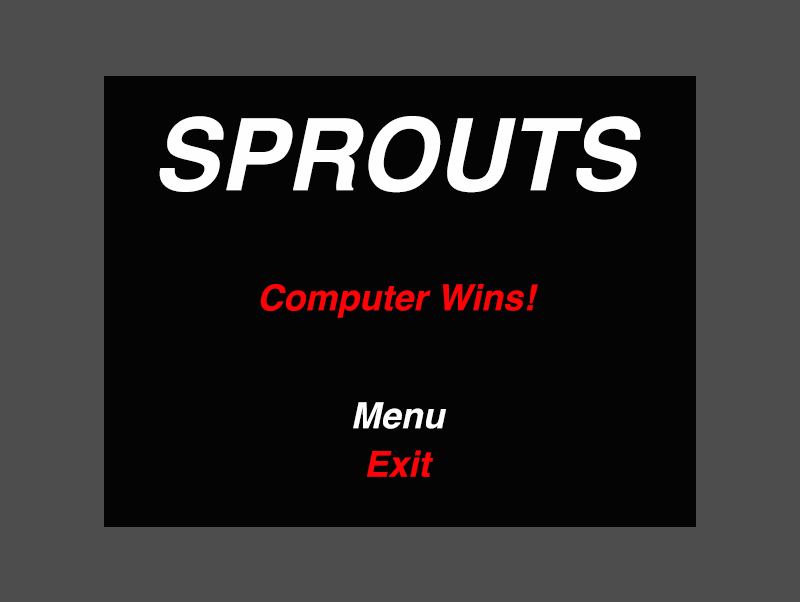
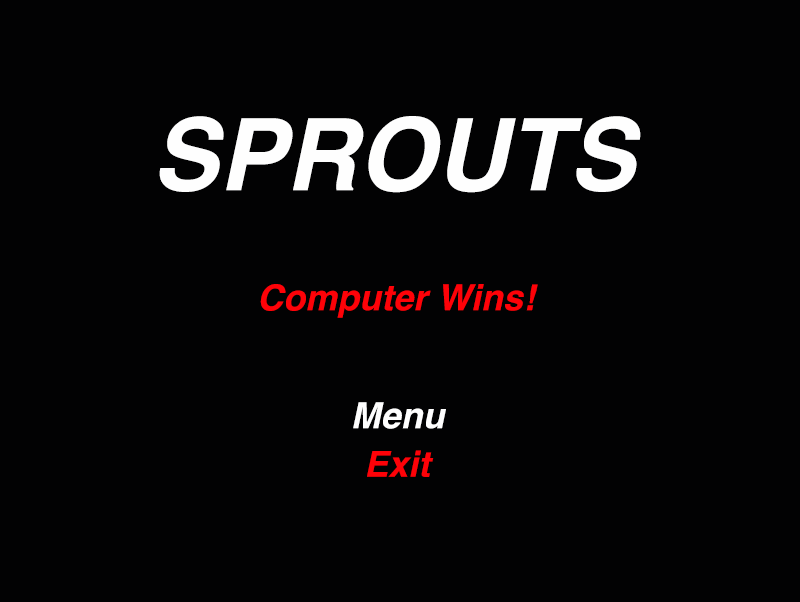
Comparing the layer stacks of the two 800px x 602px images. Changes:
removed layer "Layer 2" over [104, 76, 696, 527]
"Layer 1": opacity 70% → 100% over [0, 0, 800, 602]
